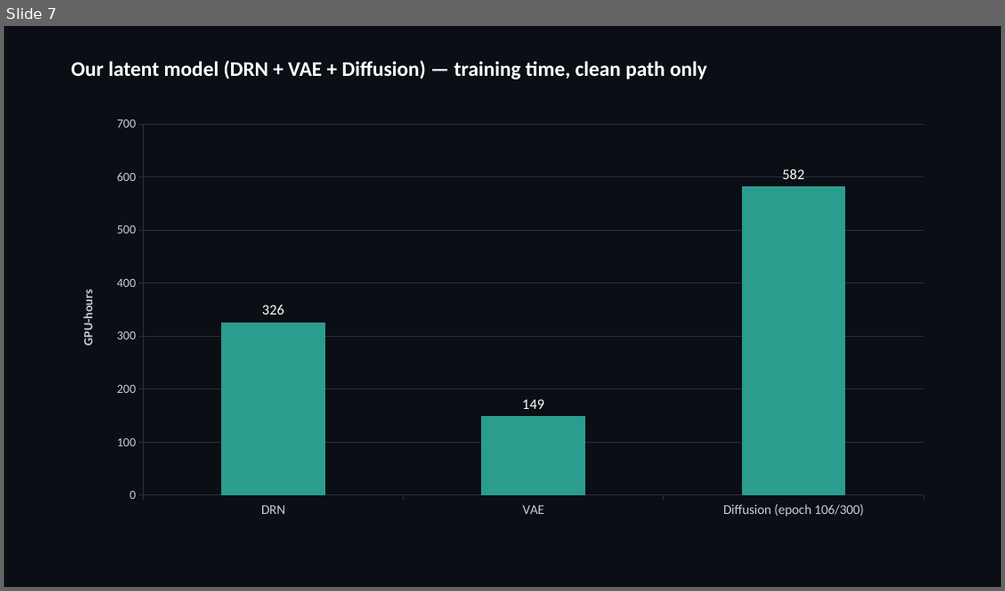
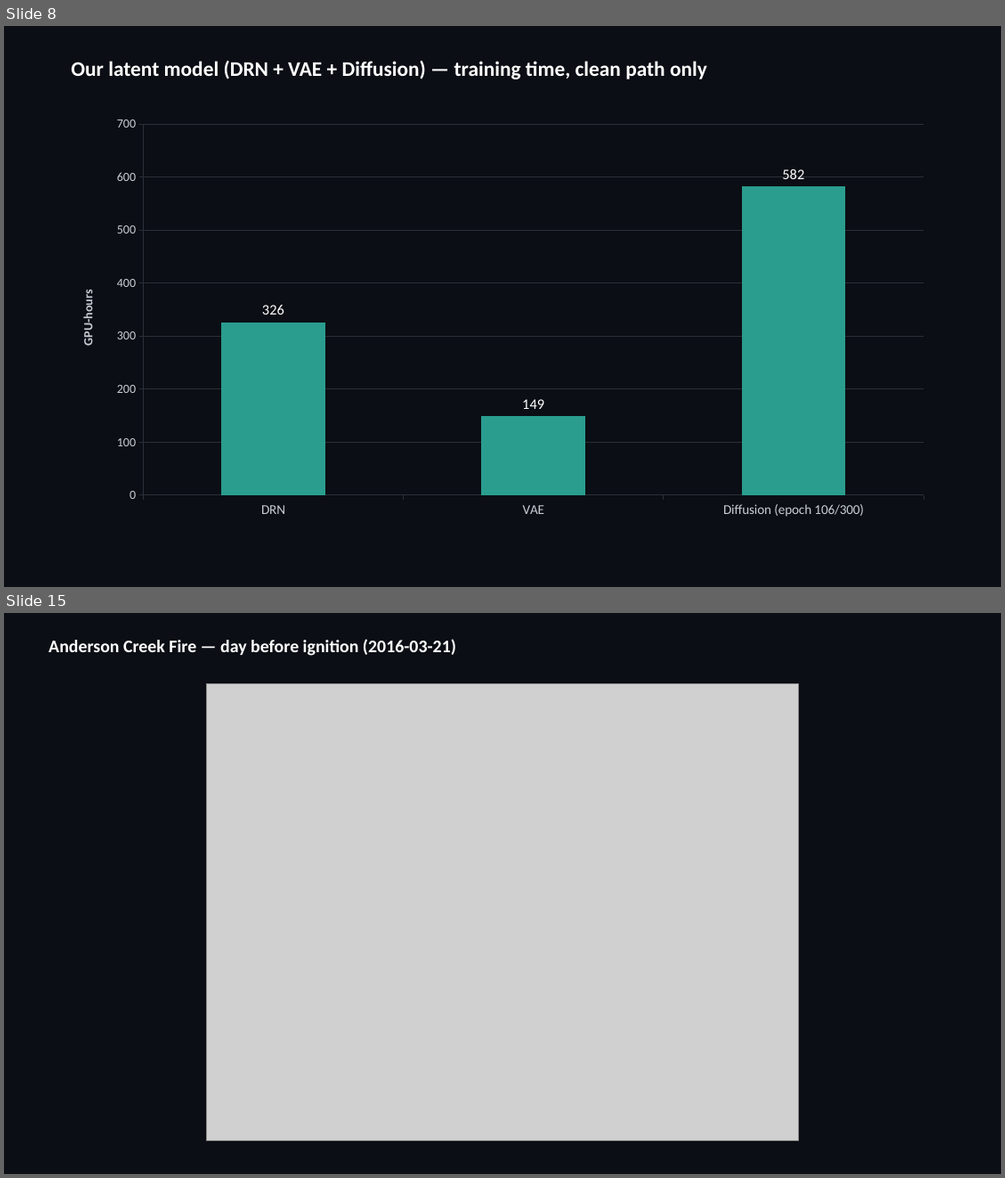
Before and after one commit to milhud/diffusion_downscaling_model, a slide deck: results/corrdiff_comparison/corrdiff_benchmark_slides.pptx. Shown one above the other, each under a label of ours: slide 7 before the commit, slides 8 and 15 after it; the slides between them are not shown. The pictures are 1005x591 and 1005x1178 pixels, drawn with LibreOffice and Linux fonts; fonts in the diff are those of the drawing; grey boxes stand for pictures. Boxes give left, top, right and bottom in pixels: in the first picture for what was removed or moved away, otherwise in the second. Text is boxed around its words. In the diff, an @@ line names an element or a change of style, - is before the commit and + after.

```diff
--- a/results/corrdiff_comparison/corrdiff_benchmark_slides.pptx
+++ b/results/corrdiff_comparison/corrdiff_benchmark_slides.pptx
@@ slide 15 added at box(4, 613, 1001, 1174), background #0B0E14 @@
@@ text added at box(48, 639, 456, 656), 17 pt, text #FFFFFF, bold @@
+Anderson Creek Fire — day before ignition (2016-03-21)
@@ picture added at box(207, 684, 799, 1140) @@
@@ what was slide 7 is now slide 8 @@
```
Also in this commit, not shown: 18 other slides added, 11 slides removed, 25 other files.
